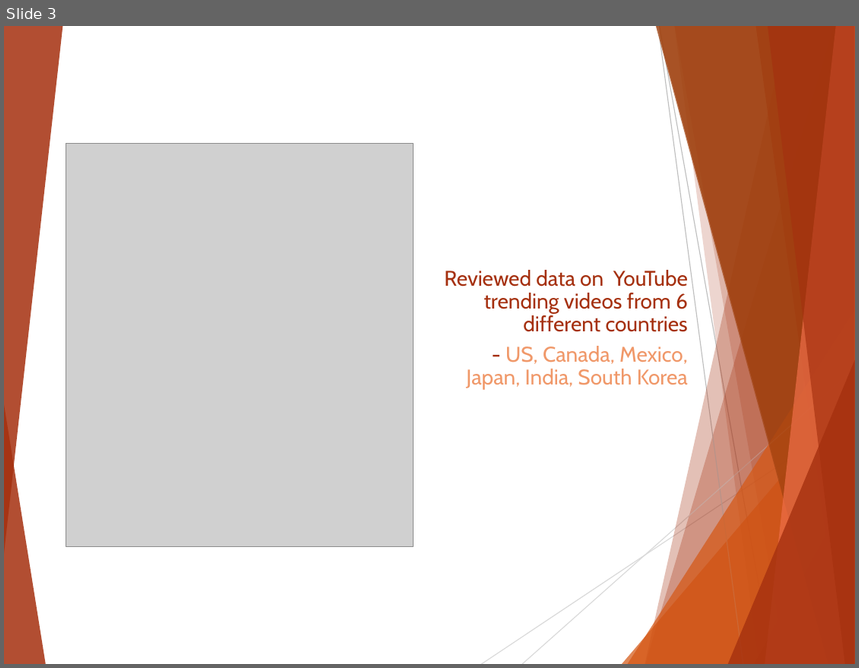
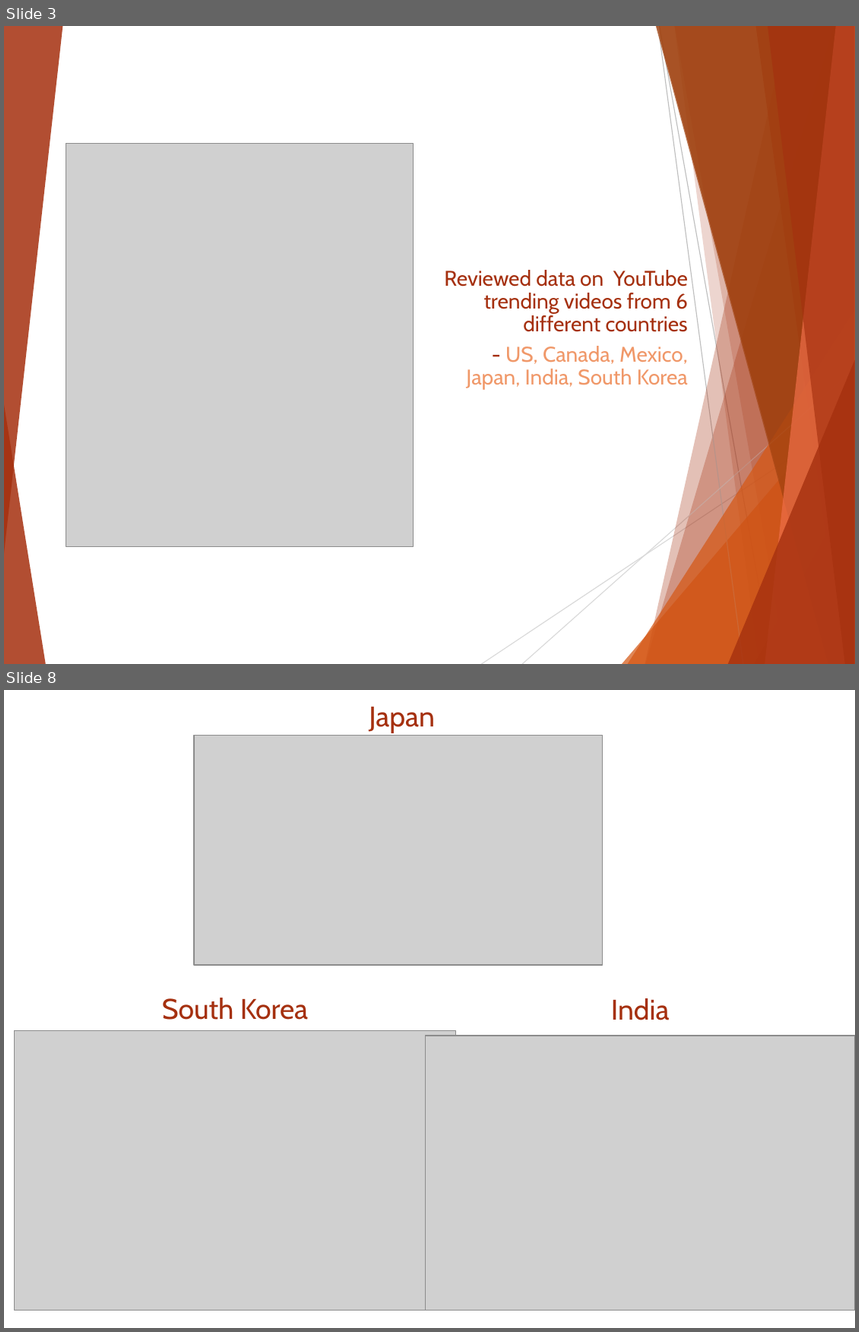
Before and after one commit to wabuge10/Project_One, a slide deck: Project 1 Presentation.pptx. Shown one above the other, each under a label of ours: slide 3 before the commit, slides 3 and 8 after it; the slides between them are not shown. The pictures are 859x668 and 859x1332 pixels, drawn with LibreOffice and Linux fonts; fonts in the diff are those of the drawing; grey boxes stand for pictures. Boxes give left, top, right and bottom in pixels: in the first picture for what was removed or moved away, otherwise in the second. Text is boxed around its words. In the diff, an @@ line names an element or a change of style, - is before the commit and + after.

```diff
--- a/Project 1 Presentation.pptx
+++ b/Project 1 Presentation.pptx
@@ slide 8 added at (x1=4, y1=690, x2=855, y2=1328), background #FFFFFF @@
@@ text added at (x1=369, y1=707, x2=435, y2=733), 24 pt, text #A5300F @@
+Japan
@@ picture added at (x1=194, y1=736, x2=602, y2=966) @@
@@ text added at (x1=162, y1=998, x2=308, y2=1020), 24 pt, text #A5300F @@
+South Korea
@@ text added at (x1=611, y1=999, x2=670, y2=1021), 24 pt, text #A5300F @@
+India
@@ picture added at (x1=14, y1=1031, x2=456, y2=1310) @@
@@ picture added at (x1=425, y1=1036, x2=855, y2=1310) @@
```
Also in this commit, not shown: 3 slides changed, 10 other slides added, 1 slide removed, 2 other files.
